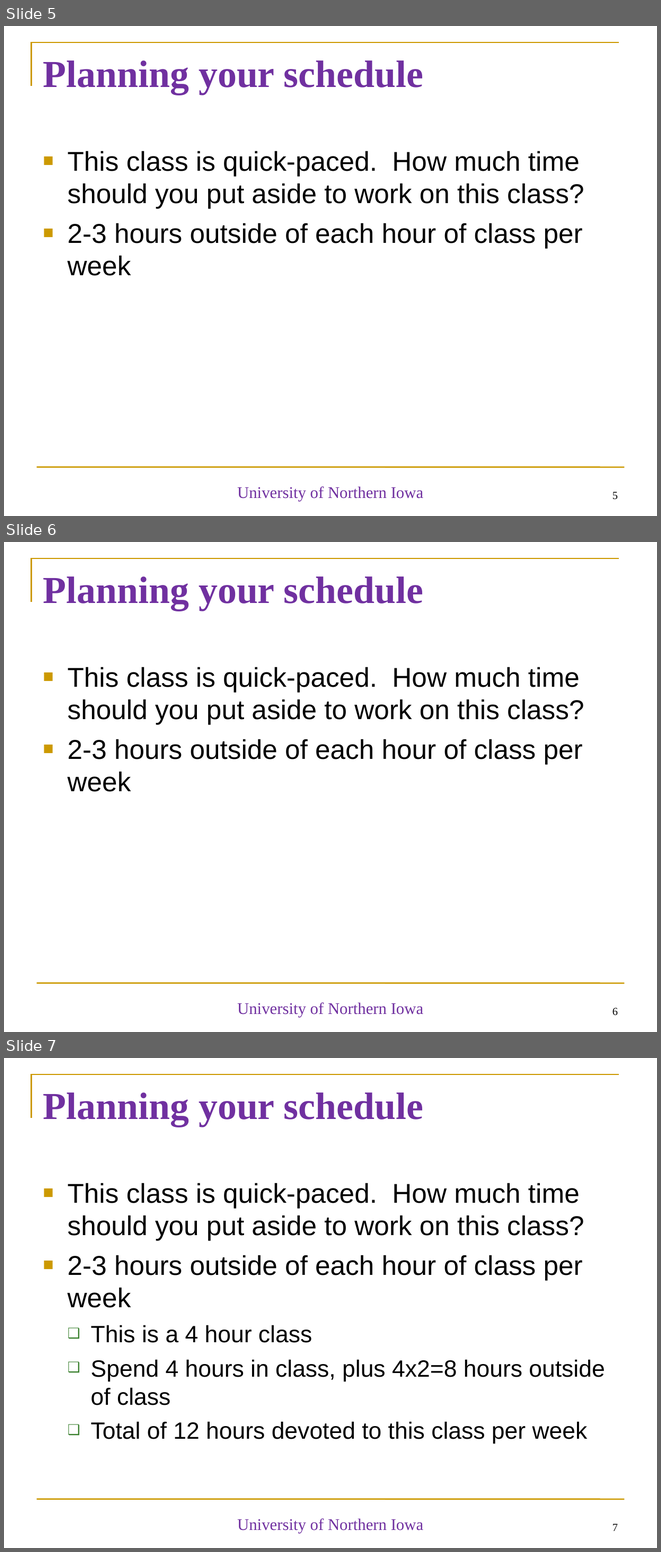
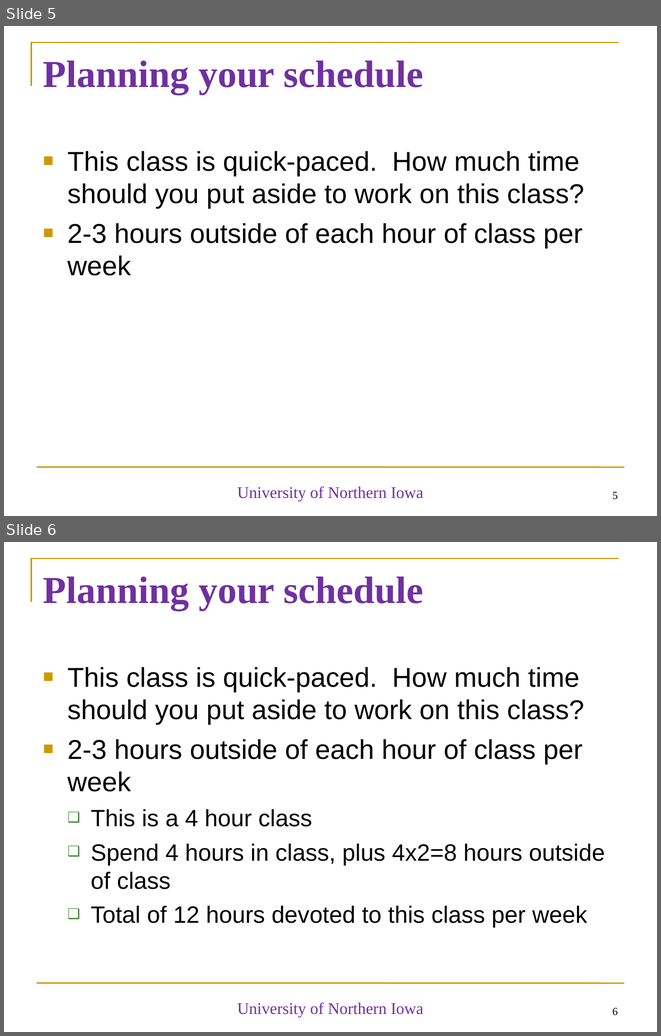
Before and after one commit to diesburg/teaching-intro-to-python-fall-2024, a slide deck: sessions/intro/intro.ppt. Shown one above the other, each under a label of ours: slides 5, 6 and 7 before the commit, slides 5 and 6 after it. The pictures are 661x1552 and 661x1036 pixels, drawn with LibreOffice and Linux fonts; fonts in the diff are those of the drawing. Boxes give left, top, right and bottom in pixels: in the first picture for what was removed or moved away, otherwise in the second. Text is boxed around its words. In the diff, an @@ line names an element or a change of style, - is before the commit and + after.

```diff
--- a/sessions/intro/intro.ppt
+++ b/sessions/intro/intro.ppt
@@ slide 6 removed at <box>4,542,657,1032</box>, background #FFFFFF; not listed: 2 template elements that a slide beside it also shows @@
@@ title removed at <box>43,576,423,611</box> @@
-Planning your schedule
@@ text removed at <box>68,667,584,792</box> @@
-■ This class is quick-paced. How much time should you put aside to work on this class?
-■ 2-3 hours outside of each hour of class per week
@@ text removed at <box>237,1002,423,1017</box> @@
-University of Northern Iowa
@@ page number removed at <box>612,1007,618,1015</box> @@
-6
@@ what was slide 7 is now slide 6 @@
@@ page number at <box>612,1007,618,1015</box>: text changed @@
-7
+6
```
Also in this commit, not shown: 1 slide added.
